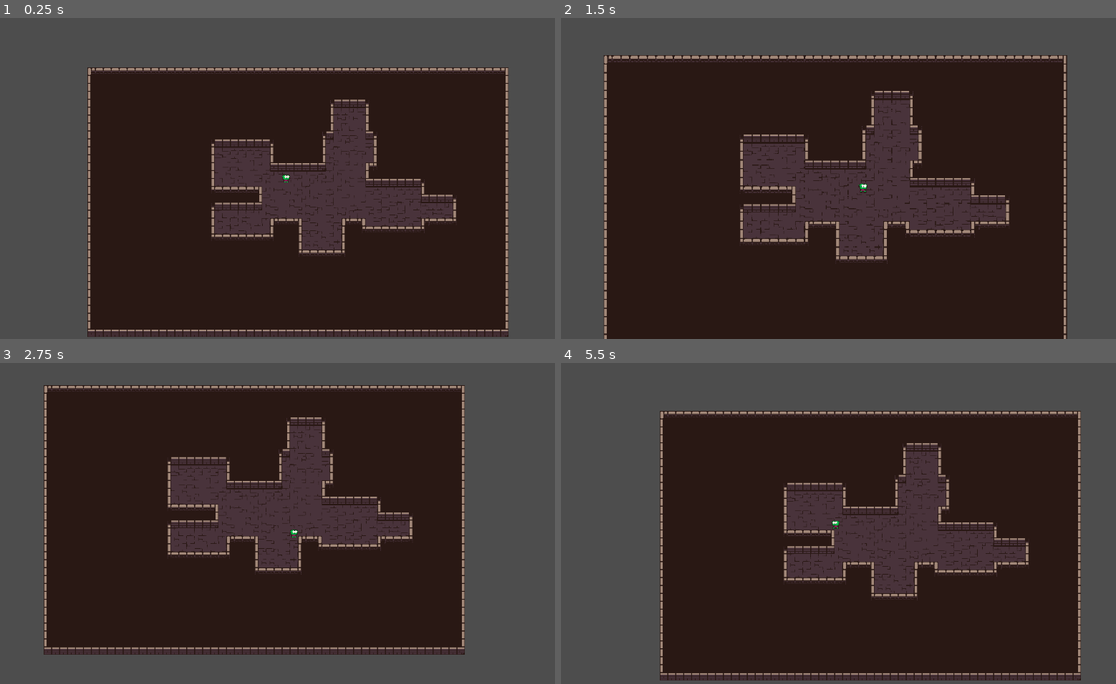
Above: before the commit, frames 1-4 (two rows, left to right).
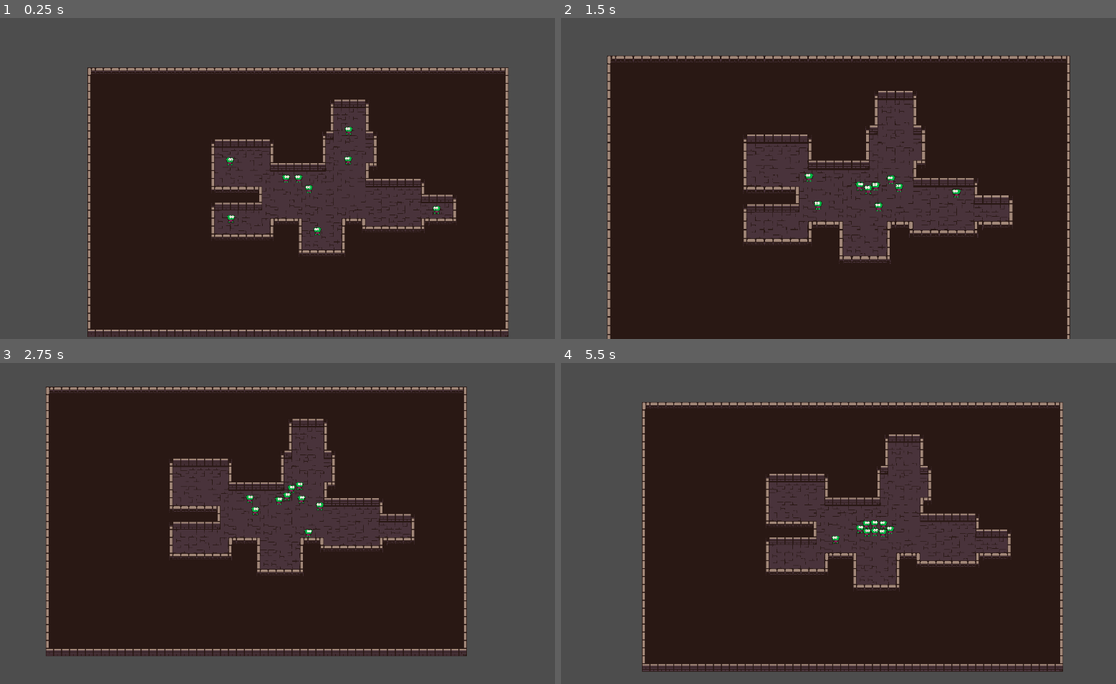
Above: after the commit, the same moments.

Repository: BaToJo/GGJ2024
Game: Godot game, scene res://game_engine.tscn
The game is run twice, just before and just after one commit, with the same random seed, the same clock (stepped at 60 frames per second) and the same inputs.
Inputs (mouse positions are in pixels of both pictures, inside the frame that each line leads up to):
- Up to frame 1 (0.25 s): no input
- Up to frame 2 (1.5 s): move the mouse to (971, 162) at 0.52 s; press the mouse at (971, 162) at 0.53 s; hold D (Right) 0.53-1.28 s; move the mouse to (733, 194) at 1.27 s; release the mouse at (733, 194) at 1.28 s; hold Down (Down) from 1.28 s (still down); tap Mouse wheel up (zoom_in) at 1.35 s
- Up to frame 3 (2.75 s): move the mouse to (344, 452) at 2.02 s; release Down (Down) at 2.03 s; hold D (Right) from 2.03 s (still down); hold Mouse wheel down (zoom_out) from 2.03 s (still down)
- Up to frame 4 (5.5 s): move the mouse to (816, 587) at 2.77 s; release D (Right) at 2.78 s; release Mouse wheel down (zoom_out) at 2.78 s; hold W (Up) 2.78-3.53 s; click (816, 587) at 2.85 s; move the mouse to (1016, 571) at 3.52 s; hold Mouse wheel up (zoom_in) 3.53-4.28 s; hold A (Left) 3.53-5.03 s; move the mouse to (677, 475) at 4.27 s; tap Mouse wheel down (zoom_out) at 4.35 s; move the mouse to (877, 523) at 5.02 s; press the mouse at (877, 523) at 5.03 s; hold Down (Down) from 5.03 s (still down)

The runs differ from the first frame. In frame 1, 0.2% of the frame differs, in the area x 40-80%, y 33-68%; in frame 2, 5.6%; in frame 3, 7.3%; in frame 4, 18%, in the area x 14-94%, y 12-99%.

Commit message:
NPCs navigate to chase mouse cursor

Diff:
--- a/actor.gd
+++ b/actor.gd
@@ -2,13 +2,16 @@
 
 const SPEED = 100.0
 @export var Bullet: PackedScene
+@export var Is_Player: bool = false
 @onready var camera = $"../Camera"
 @onready var animated_sprite = $"../AnimatedSprite2D"
 @onready var eye_left = $"../AnimatedSprite2D/Eye Left/Pupil"
 @onready var eye_right = $"../AnimatedSprite2D/Eye Right/Pupil"
+@onready var nav = $"../AnimatedSprite2D/Nav" as NavigationAgent2D
 @export var fire_rate = 0.2
 var eye_left_start_position: Vector2
 var eye_right_start_position: Vector2
+var nav_target_pos: Vector2 = $".".get_global_mouse_position()
 
 var actual_rate = 0.2
 var timer = 0
@@ -62,8 +65,23 @@
 	eye_right.position = offset_right / (8.0 * sqrt(offset_right.length()))
 
 
-	var direction_x = Input.get_axis("Left", "Right")
-	var direction_y = Input.get_axis("Up", "Down")
+	var direction_x = 0.0
+	var direction_y = 0.0
+	if Is_Player:
+		direction_x = Input.get_axis("Left", "Right")
+		direction_y = Input.get_axis("Up", "Down")
+	else:
+		# We're an NPC, so navigate towards the mouse cursor.
+		var vector_to_target_angle = (nav.get_next_path_position() - $".".global_position).normalized()
+		var vector_to_target_distance = (get_global_mouse_position() - $".".global_position).length() / 100
+		if vector_to_target_distance > 1:
+			vector_to_target_distance = 1
+		var vector_to_target = vector_to_target_angle * vector_to_target_distance
+
+
+		# var vector_to_target = nav.get_next_path_position() - position
+		direction_x = vector_to_target.x
+		direction_y = vector_to_target.y
 	velocity.x = 0
 	velocity.y = 0
 
@@ -111,6 +129,10 @@
 	move_and_slide()
 
 
+func Make_nav_path() -> void:
+	var temp = get_global_mouse_position()
+	nav.target_position = get_global_mouse_position()
+
 
 func Die():
 	get_node("Explosive").set_emitting(true)
@@ -136,3 +158,7 @@
 		camera.zoom *= 1.1
 	if event.is_action_pressed("zoom_out"):
 		camera.zoom /= 1.1
+
+
+func _on_nav_timer_timeout() -> void:
+	Make_nav_path()
--- a/actor.tscn
+++ b/actor.tscn
@@ -1,5 +1,6 @@
-[gd_scene load_steps=16 format=3 uid="uid://dkei208t2nwo1"]
+[gd_scene load_steps=17 format=3 uid="uid://dkei208t2nwo1"]
 
+[ext_resource type="Script" path="res://actor_interface.gd" id="1_pqdeq"]
 [ext_resource type="Script" path="res://actor.gd" id="1_xpiqy"]
 [ext_resource type="Texture2D" uid="uid://c375guquc7cad" path="res://Sprites/gameSpriteSheet PUPILLESS.png" id="2_3k12s"]
 [ext_resource type="Texture2D" uid="uid://bog06i0h7i1rb" path="res://gameSpriteSheet.png" id="2_mt5r8"]
@@ -64,8 +65,10 @@
 gradient = SubResource("Gradient_muih8")
 
 [sub_resource type="CircleShape2D" id="CircleShape2D_dmht5"]
+radius = 8.0
 
 [node name="Actor" type="Node2D"]
+script = ExtResource("1_pqdeq")
 
 [node name="Camera" type="Camera2D" parent="."]
 position_smoothing_enabled = true
@@ -75,6 +78,8 @@
 sprite_frames = SubResource("SpriteFrames_ax6lk")
 animation = &"run"
 
+[node name="Nav" type="NavigationAgent2D" parent="AnimatedSprite2D"]
+
 [node name="Eye Left" type="Node2D" parent="AnimatedSprite2D"]
 position = Vector2(-0.5, -3.5)
 
@@ -83,7 +88,7 @@
 texture = SubResource("GradientTexture1D_e8bu1")
 
 [node name="Iris" type="MeshInstance2D" parent="AnimatedSprite2D/Eye Left/Pupil"]
-scale = Vector2(2, 2)
+scale = Vector2(1e-05, 1e-05)
 mesh = SubResource("QuadMesh_aiadc")
 texture = SubResource("GradientTexture1D_52aiy")
 
@@ -95,7 +100,7 @@
 texture = SubResource("GradientTexture1D_e8bu1")
 
 [node name="Iris" type="MeshInstance2D" parent="AnimatedSprite2D/Eye Right/Pupil"]
-scale = Vector2(2, 2)
+scale = Vector2(1e-05, 1e-05)
 mesh = SubResource("QuadMesh_aiadc")
 texture = SubResource("GradientTexture1D_52aiy")
 
@@ -111,3 +116,9 @@
 
 [node name="Marker2D" type="Marker2D" parent="CharacterBody2D"]
 position = Vector2(15, 0)
+
+[node name="Nav_timer" type="Timer" parent="."]
+wait_time = 0.1
+autostart = true
+
+[connection signal="timeout" from="Nav_timer" to="CharacterBody2D" method="_on_nav_timer_timeout"]
--- /dev/null
+++ b/actor_interface.gd
@@ -0,0 +1,7 @@
+extends Node2D
+
+@export var Is_Player: bool = false:
+	set(new_value):
+		Is_Player = new_value
+		$CharacterBody2D.Is_Player = new_value
+		notify_property_list_changed()
--- a/dungeon2.tscn
+++ b/dungeon2.tscn
@@ -1260,6 +1260,12 @@
 sources/1 = SubResource("TileSetScenesCollectionSource_m6d5s")
 sources/6 = SubResource("TileSetAtlasSource_dry5t")
 
+[sub_resource type="NavigationPolygon" id="NavigationPolygon_fypi3"]
+vertices = PackedVector2Array(258, 61, 324, 61, 323, 68, 258, 69, 173, 67, 259, 84, 171, 84, 148, -65, 163, -66, 163, -43, 148, -42, 93, -4, 93, -65, 108, -64, 148, 31, 99, 67, 108, -131, 148, -130, 258, 29, 99, 131, 43, 131, 43, 66, -42, -4, -38, 6, -43, 99, -132, 99, -132, 75, -40, 72, -38, 73, -132, 4, -132, -51, -44, -51)
+polygons = Array[PackedInt32Array]([PackedInt32Array(0, 1, 2, 3, 4), PackedInt32Array(5, 6, 4, 3), PackedInt32Array(7, 8, 9, 10), PackedInt32Array(11, 12, 13, 10, 14, 15), PackedInt32Array(13, 16, 17, 7), PackedInt32Array(13, 7, 10), PackedInt32Array(14, 18, 0, 4, 15), PackedInt32Array(15, 19, 20, 21, 11), PackedInt32Array(22, 11, 21, 23), PackedInt32Array(24, 25, 26, 27, 28), PackedInt32Array(29, 30, 31, 22), PackedInt32Array(23, 29, 22), PackedInt32Array(23, 21, 28, 27)])
+outlines = Array[PackedVector2Array]([PackedVector2Array(-142, -61, -143, 14, -48, 16, -50, 62, -142, 66, -143, 109, -35, 110, -30, 82, 33, 77, 34, 141, 110, 142, 109, 77, 162, 77, 161, 94, 270, 95, 269, 79, 333, 78, 334, 51, 268, 51, 269, 19, 158, 21, 158, -33, 173, -34, 174, -77, 158, -76, 158, -140, 98, -142, 98, -75, 83, -76, 83, -14, -32, -14, -34, -61)])
+source_geometry_group_name = &"navigation_polygon_source_group"
+
 [node name="Dungeon" type="Node2D"]
 
 [node name="TileMap" type="TileMap" parent="."]
@@ -1269,3 +1275,6 @@
 layer_0/z_index = -1
 layer_1/name = "Foreground"
 layer_1/tile_data = PackedInt32Array(1245211, 196608, 0, 1179675, 0, 3, 1114139, 0, 3, 1048603, 0, 3, 983067, 0, 3, 917 …(34389 unchanged characters)…
+
+[node name="NavigationRegion2D" type="NavigationRegion2D" parent="TileMap"]
+navigation_polygon = SubResource("NavigationPolygon_fypi3")
--- a/game_engine.tscn
+++ b/game_engine.tscn
@@ -8,3 +8,28 @@
 [node name="Dungeon" parent="." instance=ExtResource("2_d5rd3")]
 
 [node name="Player" parent="." instance=ExtResource("2_jg1l6")]
+Is_Player = true
+
+[node name="NPC" parent="." instance=ExtResource("2_jg1l6")]
+position = Vector2(29, 0)
+
+[node name="Actor" parent="." instance=ExtResource("2_jg1l6")]
+position = Vector2(53, 24)
+
+[node name="Actor2" parent="." instance=ExtResource("2_jg1l6")]
+position = Vector2(135, -45)
+
+[node name="Actor3" parent="." instance=ExtResource("2_jg1l6")]
+position = Vector2(-124, 84)
+
+[node name="Actor4" parent="." instance=ExtResource("2_jg1l6")]
+position = Vector2(69, 119)
+
+[node name="Actor5" parent="." instance=ExtResource("2_jg1l6")]
+position = Vector2(316, 65)
+
+[node name="Actor6" parent="." instance=ExtResource("2_jg1l6")]
+position = Vector2(-125, -39)
+
+[node name="Actor7" parent="." instance=ExtResource("2_jg1l6")]
+position = Vector2(131, -109)
Binary file added: Sprites/eyeball.png
Not shown, added: Sprites/eyeball.png.import
Binary file added: Sprites/gameSpriteSheetEYELESS.png
Not shown, added: Sprites/gameSpriteSheetEYELESS.png.import
Not shown: 1 places in dungeon2.tscn that only renumber resources
